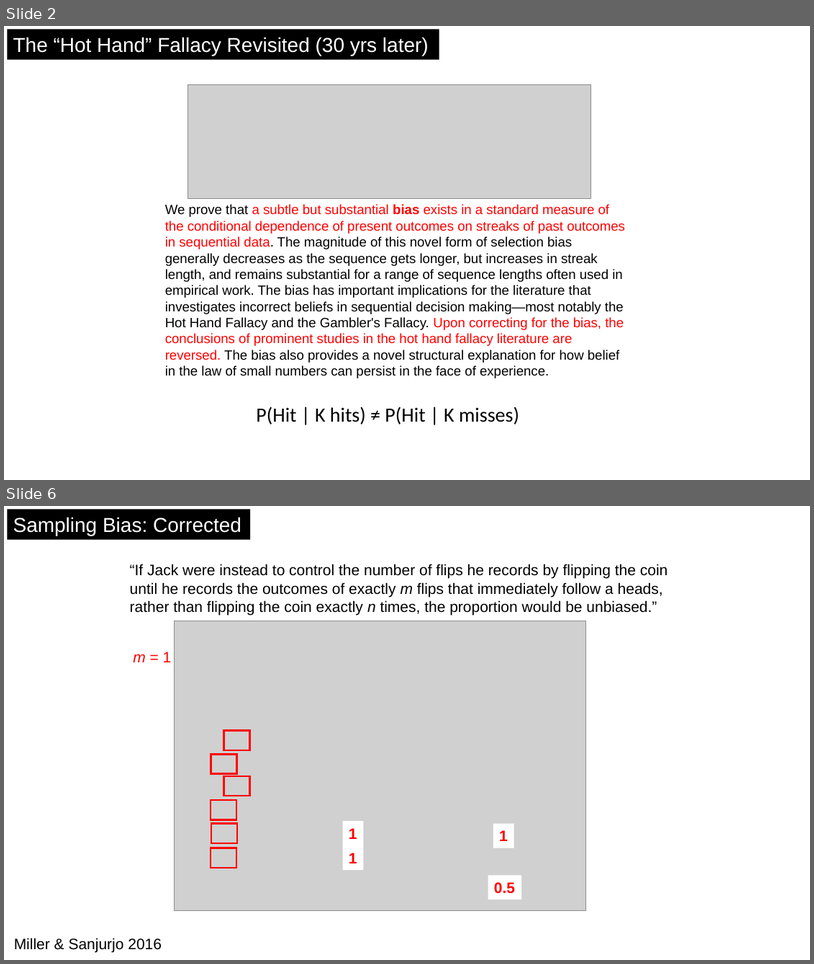
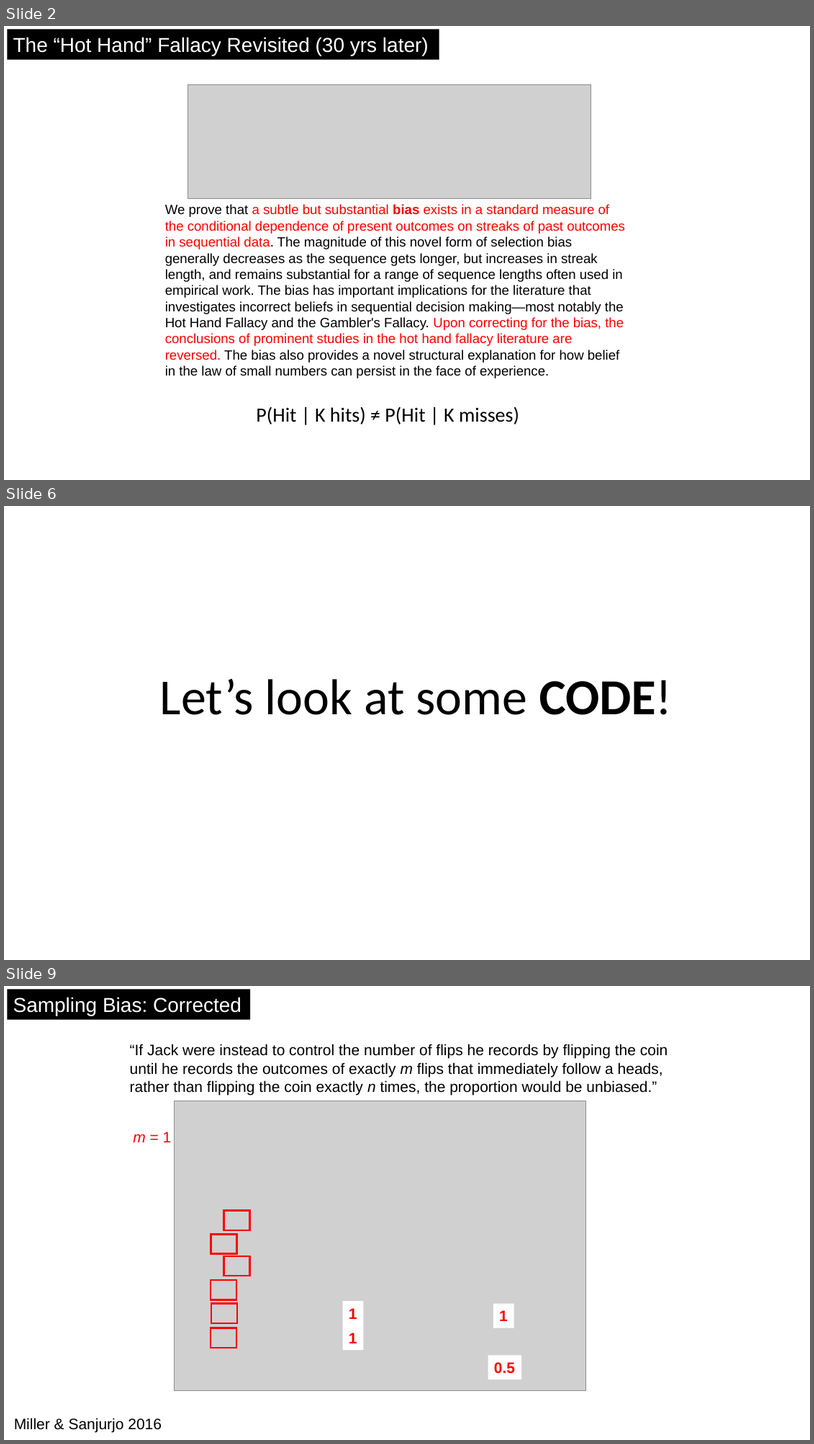
Before and after one commit to rickborn/TAD, a slide deck: Unit #1 Probability/Hot Hand Fallacy/HotHandFallacy.pptx. Shown one above the other, each under a label of ours: slides 2 and 6 before the commit, slides 2, 6 and 9 after it; the slides between them are not shown. The pictures are 814x964 and 814x1444 pixels, drawn with LibreOffice and Linux fonts; fonts in the diff are those of the drawing; grey boxes stand for pictures. Boxes give left, top, right and bottom in pixels: in the first picture for what was removed or moved away, otherwise in the second. Text is boxed around its words. In the diff, an @@ line names an element or a change of style, - is before the commit and + after.

```diff
--- a/Unit #1 Probability/Hot Hand Fallacy/HotHandFallacy.pptx
+++ b/Unit #1 Probability/Hot Hand Fallacy/HotHandFallacy.pptx
@@ slide 6 added at bbox=[4, 506, 810, 960], background #FFFFFF @@
@@ text added at bbox=[160, 678, 673, 715], 60 pt, text #000000 @@
+Let’s look at some CODE!
@@ what was slide 6 is now slide 9 @@
```
Also in this commit, not shown: 2 slides changed, 2 other slides added, 39 other files.
